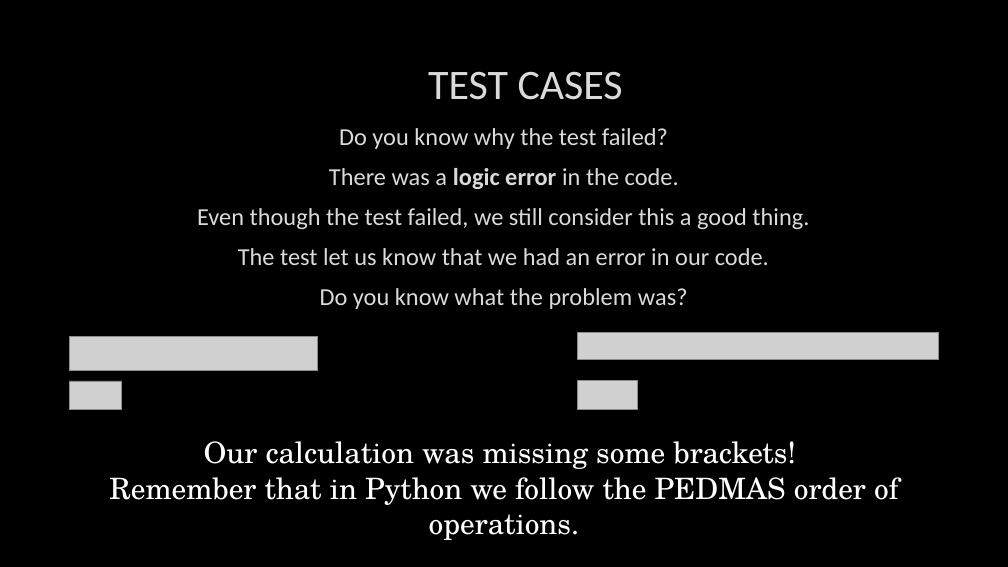
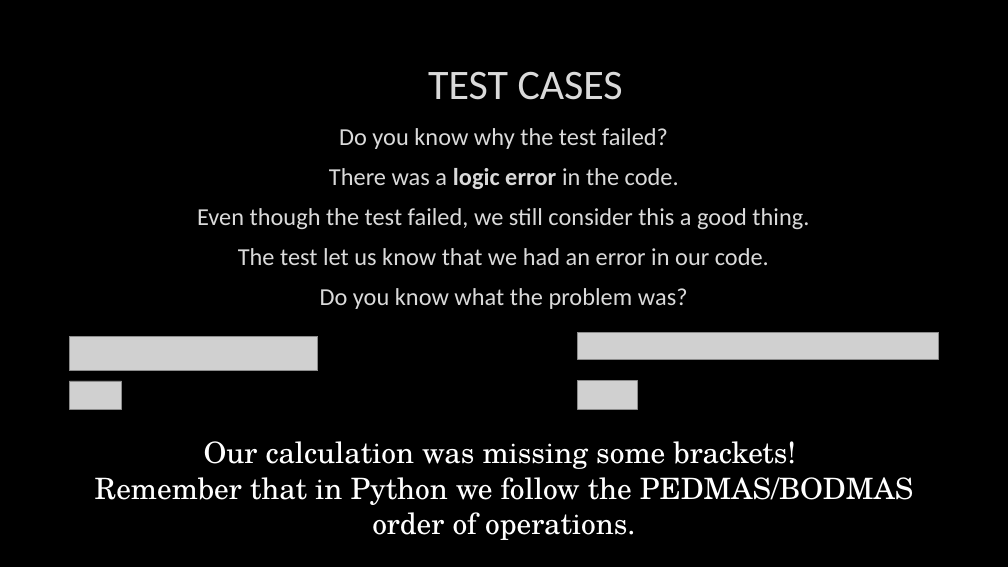
Before and after one commit to JFinnTeacher/TY-Introduction-to-Coding-with-Python, a slide deck: slide 10 of Lesson 04 - Testing Code/Teaching Assets/Lesson 04 - Testing Code.pptx. Drawn at 1008x567 pixels with LibreOffice and Linux fonts; fonts in the diff are those of the drawing; grey boxes stand for pictures; background and template pictures are left out. Boxes give left, top, right and bottom in pixels: in the first picture for what was removed or moved away, otherwise in the second. Text is boxed around its words. In the diff, an @@ line names an element or a change of style, - is before the commit and + after.

```diff
--- a/Lesson 04 - Testing Code/Teaching Assets/Lesson 04 - Testing Code.pptx
+++ b/Lesson 04 - Testing Code/Teaching Assets/Lesson 04 - Testing Code.pptx
@@ text at [95,477,913,540]: text changed @@
-Remember that in Python we follow the PEDMAS order of operations.
+Remember that in Python we follow the PEDMAS/BODMAS order of operations.
```
Also in this commit, not shown: 1 other slide changed, 1 other file.
